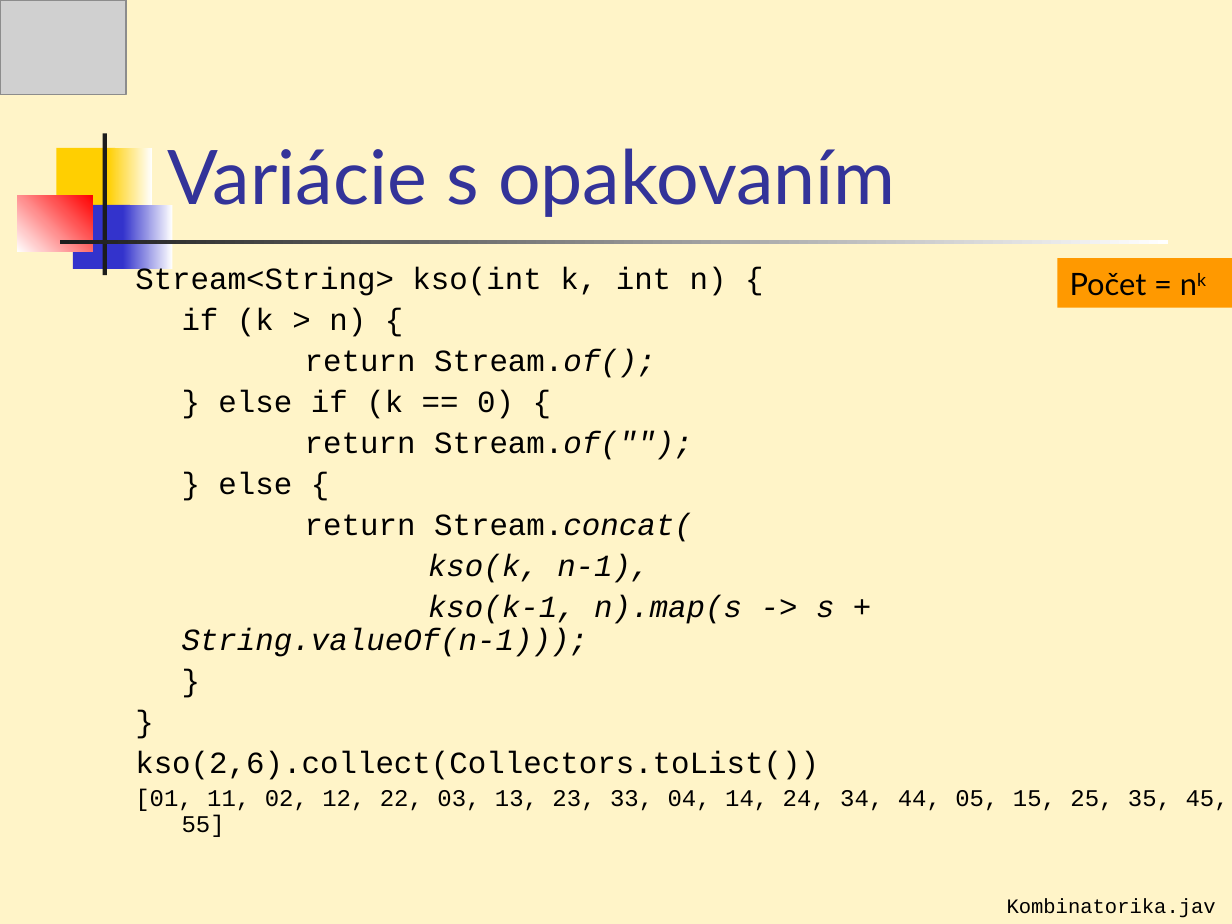
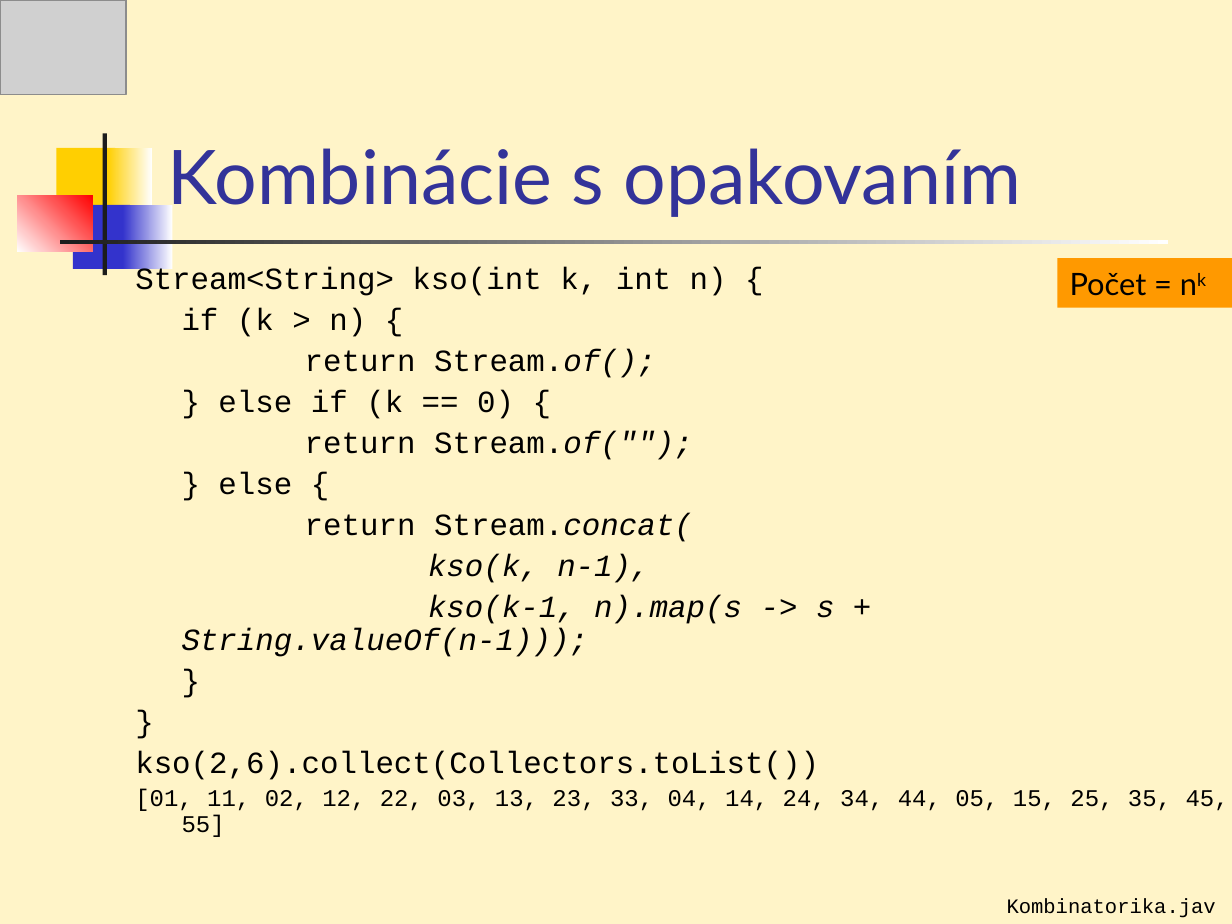
Before and after one commit to Programovanie4/Prednasky, a slide deck: slide 35 of 07/07_java.ppt. Drawn at 1232x924 pixels with LibreOffice and Linux fonts; fonts in the diff are those of the drawing; grey boxes stand for pictures. Boxes give left, top, right and bottom in pixels: in the first picture for what was removed or moved away, otherwise in the second. Text is boxed around its words. In the diff, an @@ line names an element or a change of style, - is before the commit and + after.

```diff
--- a/07/07_java.ppt
+++ b/07/07_java.ppt
@@ title at (x1=167, y1=148, x2=1021, y2=217): text changed @@
-Variácie s opakovaním
+Kombinácie s opakovaním
```
Also in this commit, not shown: 1 other slide changed, 1 other file.
